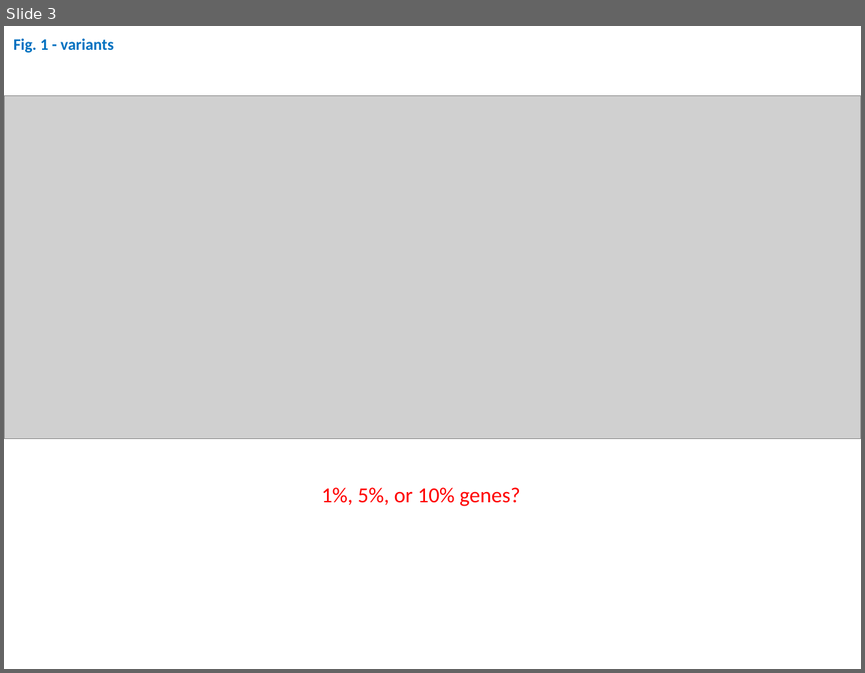
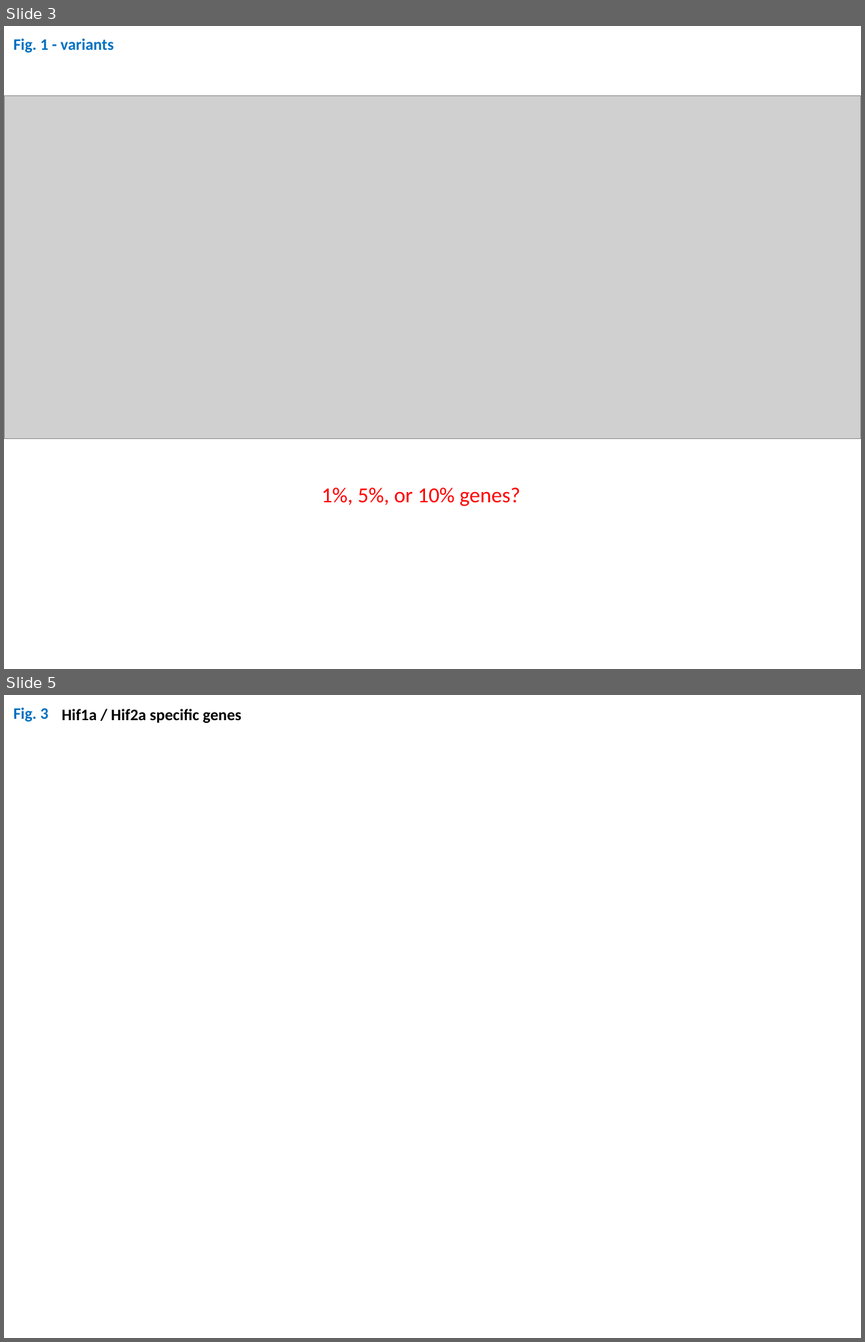
Before and after one commit to DNAborn/RNAseq_Kelly_Hx, a slide deck: 4_manuscript/Figures.pptx. Shown one above the other, each under a label of ours: slide 3 before the commit, slides 3 and 5 after it; the slides between them are not shown. The pictures are 865x673 and 865x1342 pixels, drawn with LibreOffice and Linux fonts; fonts in the diff are those of the drawing; grey boxes stand for pictures. Boxes give left, top, right and bottom in pixels: in the first picture for what was removed or moved away, otherwise in the second. Text is boxed around its words. In the diff, an @@ line names an element or a change of style, - is before the commit and + after.

Commit message:
cluster genes

```diff
--- a/4_manuscript/Figures.pptx
+++ b/4_manuscript/Figures.pptx
@@ slide 5 added at (4,695,861,1338), background #FFFFFF @@
@@ text added at (14,707,48,722), 18 pt, text #0070C0, bold @@
+Fig. 3
@@ text added at (62,709,241,723), 18 pt, text #000000, bold @@
+Hif1a / Hif2a specific genes
```
Also in this commit, not shown: 1 slide changed, 5 other files.
